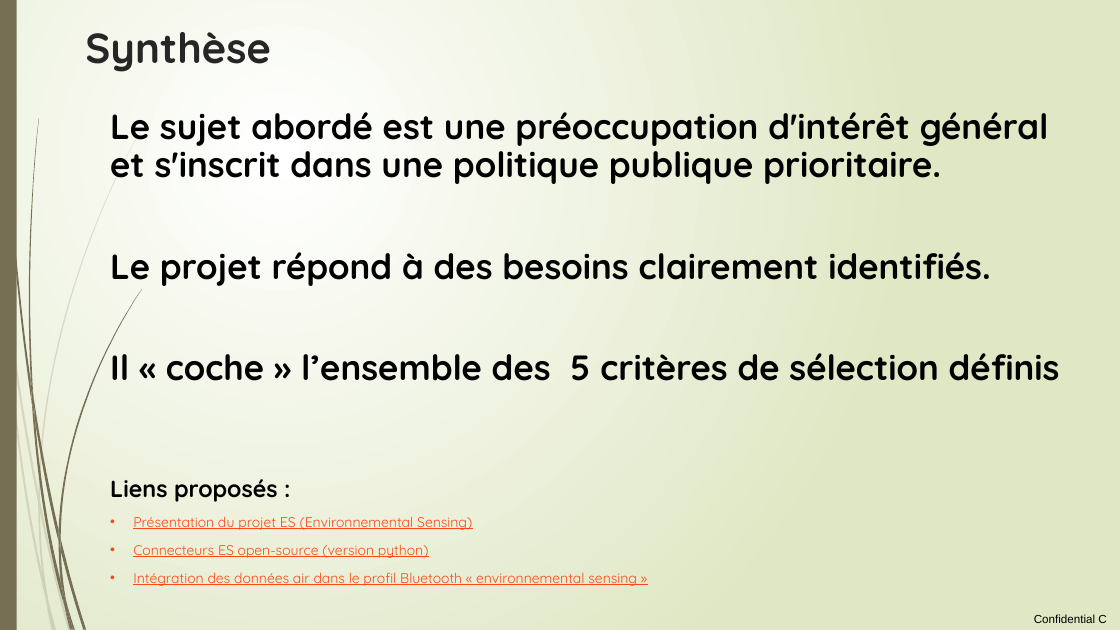
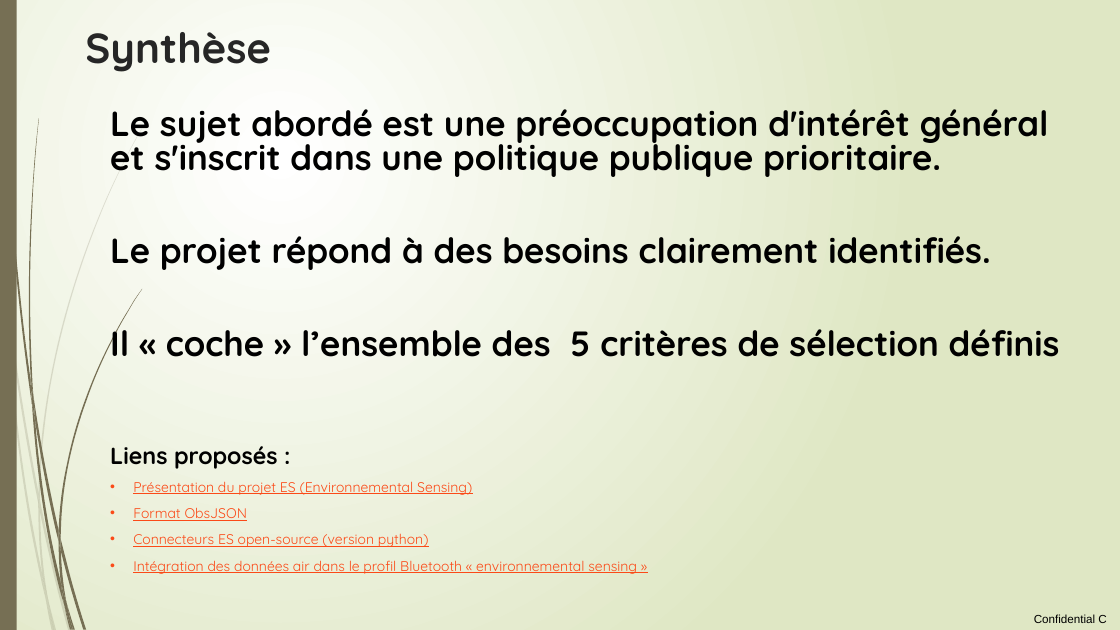
Before and after one commit to loco-philippe/Environmental-Sensing, a slide deck: slide 20 of documentation/initiative citoyenne.pptx. Drawn at 1120x630 pixels with LibreOffice and Linux fonts; fonts in the diff are those of the drawing. Boxes give left, top, right and bottom in pixels: in the first picture for what was removed or moved away, otherwise in the second. Text is boxed around its words. In the diff, an @@ line names an element or a change of style, - is before the commit and + after.

```diff
--- a/documentation/initiative citoyenne.pptx
+++ b/documentation/initiative citoyenne.pptx
@@ text at (110, 109, 1060, 574): line spacing 0.9 to 0.8 @@
@@ text at (133, 508, 247, 521): paragraph added @@
+• Format ObsJSON
```
Also in this commit, not shown: 4 other slides changed, 2 other files.
